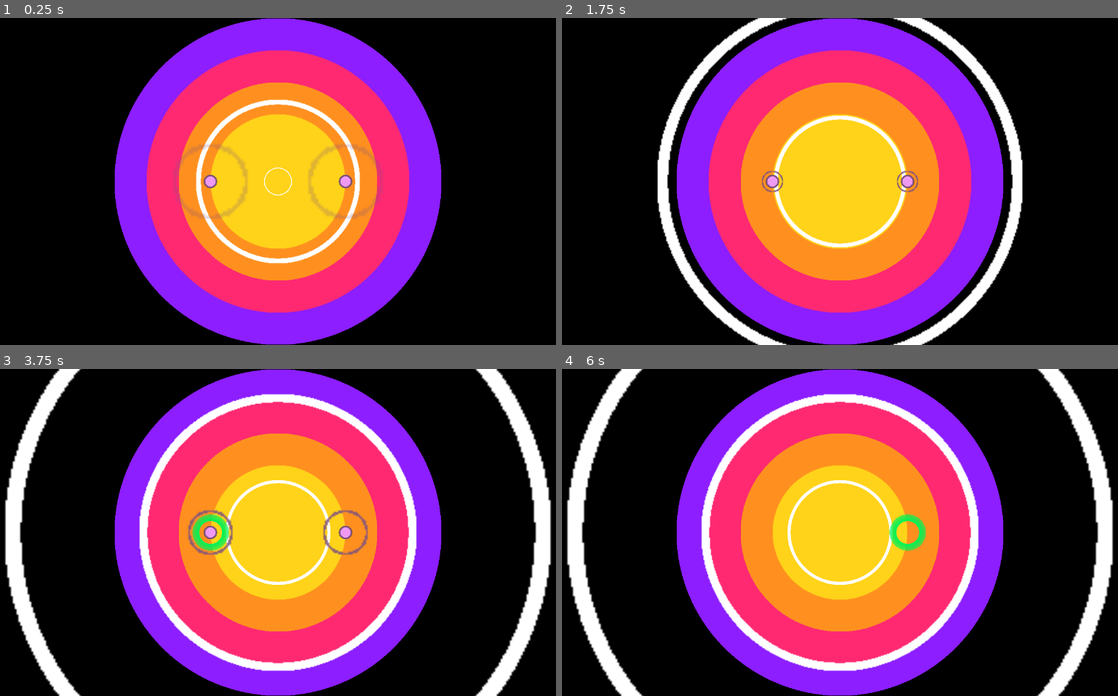
Above: before the commit, frames 1-4 (two rows, left to right).
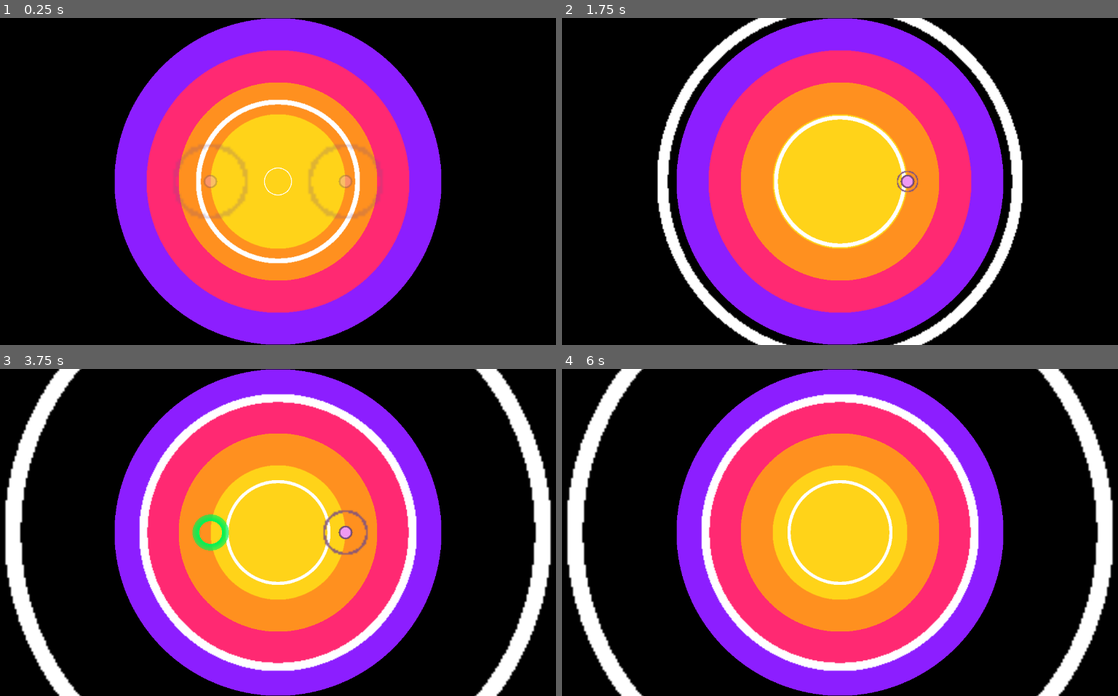
Above: after the commit, the same moments.

Repository: wispykey/epicenter
Game: Godot game, scene res://Main.tscn
Same seed, same stepped clock (60 frames per second), same inputs: the game is played once before the commit and once after it. Sound files missing from this copy of the repository are replaced by a short silence.
Inputs:
- Up to frame 1 (0.25 s): no input
- Up to frame 2 (1.75 s): hold J (hit_ring1_right) 0.53-1.28 s; hold F (hit_ring1_left) from 1.28 s (still down)
- Up to frame 3 (3.75 s): release F (hit_ring1_left) at 2.03 s; hold J (hit_ring1_right) 2.03-3.53 s; tap Enter at 3.5 s; hold F (hit_ring1_left) from 3.53 s (still down)
- Up to frame 4 (6 s): tap Space at 4.25, 5.75 s; tap Enter at 5 s; release F (hit_ring1_left) at 5.78 s; hold J (hit_ring1_right) from 5.78 s (still down)

The runs differ from the first frame. In frame 1, 0.2% of the frame differs, in the area x 36-64%, y 47-53%; in frame 2, 0.2%; in frame 3, 0.3%; in frame 4, 0.4%, in the area x 58-66%, y 44-56%.

Commit message:
Detect collisions in Ring1

Diff:
--- a/Circles/BeatMarker.tscn
+++ b/Circles/BeatMarker.tscn
@@ -28,6 +28,8 @@
 fill_from = Vector2(0.5, 0.5)
 fill_to = Vector2(1, 0.5)
 
+[sub_resource type="CircleShape2D" id="CircleShape2D_ig0yl"]
+
 [node name="BeatMarker" type="Sprite2D"]
 texture = SubResource("GradientTexture2D_27dc3")
 script = ExtResource("1_27dc3")
@@ -38,3 +40,10 @@
 
 [node name="TimingRing" type="Sprite2D" parent="."]
 texture = SubResource("GradientTexture2D_w2220")
+
+[node name="Area2D" type="Area2D" parent="."]
+collision_mask = 0
+monitoring = false
+
+[node name="CollisionShape2D" type="CollisionShape2D" parent="Area2D"]
+shape = SubResource("CircleShape2D_ig0yl")
--- a/Circles/beat_marker.gd
+++ b/Circles/beat_marker.gd
@@ -2,7 +2,7 @@
 
 @onready var indicator := $TimingRing
 
-var extra_duration_ratio = 1.2
+var extra_duration_ratio = 1.05
 var measure_time_elapsed = 0.0
 var start_scale = Vector2(6.0, 6.0)
 var end_scale = Vector2(0.8, 0.8)
--- a/Main.tscn
+++ b/Main.tscn
@@ -69,6 +69,8 @@
 fill = 1
 fill_from = Vector2(0.5, 0.5)
 fill_to = Vector2(1, 0.5)
+
+[sub_resource type="CircleShape2D" id="CircleShape2D_cm0pq"]
 
 [node name="Main" type="Node"]
 script = ExtResource("1_r0du0")
@@ -146,3 +148,21 @@
 offset_bottom = 453.0
 theme_override_font_sizes/font_size = 30
 text = "0.0"
+
+[node name="CollisionZones" type="Node" parent="."]
+
+[node name="Ring1Right" type="Area2D" parent="CollisionZones"]
+position = Vector2(788.5, 360)
+collision_layer = 0
+monitorable = false
+
+[node name="CollisionShape2D" type="CollisionShape2D" parent="CollisionZones/Ring1Right"]
+shape = SubResource("CircleShape2D_cm0pq")
+
+[node name="Ring1Left" type="Area2D" parent="CollisionZones"]
+position = Vector2(491.5, 360)
+collision_layer = 0
+monitorable = false
+
+[node name="CollisionShape2D" type="CollisionShape2D" parent="CollisionZones/Ring1Left"]
+shape = SubResource("CircleShape2D_cm0pq")
--- a/main.gd
+++ b/main.gd
@@ -9,6 +9,8 @@
 const TIME_SIGNATURE_NUMERATOR: int = 4
 const COUNTDOWN_OFFSET: int = 1 # in measures'
 const INNER_RING_EASE: float = 0.5
+
+const MINIMUM_LIFETIME_BEFORE_DESTRUCTIBLE: float = 1.0
 
 var measure_time_elapsed: float = 0
 
@@ -71,14 +73,41 @@
 			# And, compute score based on input timing relative to the beat
 		# Otherwise, play some sort of 'oops' noise and VFX
 
-		var radar_blip = blip_vfx_scene.instantiate()
-		radar_blip.position = LEFT_MARKER_QUARTER_NOTE_POSITIONS[0] + BLIP_VFX_OFFSET
-		add_child(radar_blip)
+		var marker_areas: Array[Area2D] = $CollisionZones/Ring1Right.get_overlapping_areas()
+
+		# Commented-out code to find the longest-living marker to remove first, if needed
+
+		# var reduce_func = func compare_lifetime(accum, area):
+		# 	if area.owner.measure_time_elapsed > accum.owner.measure_time_elapsed:
+		# 		return area
+		# 	else:
+		# 		return accum
+
+		if marker_areas.size() > 0 and marker_areas[0].owner.measure_time_elapsed > MINIMUM_LIFETIME_BEFORE_DESTRUCTIBLE:
+			# var marker_area_to_remove = marker_areas.reduce(reduce_func, marker_areas[0])
+			# marker_area_to_remove.owner.queue_free()
+			marker_areas[0].owner.queue_free()
+
+			# VFX
+			# TODO: Conditional VFX depending on outcome/score
+			var radar_blip = blip_vfx_scene.instantiate()
+			radar_blip.position = LEFT_MARKER_QUARTER_NOTE_POSITIONS[0] + BLIP_VFX_OFFSET
+			add_child(radar_blip)
+
+
+
 	if event.is_action_pressed("hit_ring1_left"):
 		print("HIT Ring1 L")
-		var radar_blip = blip_vfx_scene.instantiate()
-		radar_blip.position = RIGHT_MARKER_QUARTER_NOTE_POSITIONS[0] + BLIP_VFX_OFFSET
-		add_child(radar_blip)
+
+		var marker_areas: Array[Area2D] = $CollisionZones/Ring1Left.get_overlapping_areas()
+
+		if marker_areas.size() > 0 and marker_areas[0].owner.measure_time_elapsed > MINIMUM_LIFETIME_BEFORE_DESTRUCTIBLE:
+			# var marker_area_to_remove = marker_areas.reduce(reduce_func, marker_areas[0])
+			# marker_area_to_remove.owner.queue_free()
+			marker_areas[0].owner.queue_free()
+			var radar_blip = blip_vfx_scene.instantiate()
+			radar_blip.position = RIGHT_MARKER_QUARTER_NOTE_POSITIONS[0] + BLIP_VFX_OFFSET
+			add_child(radar_blip)
 
 
 
@@ -175,7 +204,7 @@
 		var new_opacity = ease(t, 0.4)
 		marker.indicator.scale = Vector2(new_scale, new_scale)
 		marker.indicator.self_modulate.a = new_opacity
-		# marker.self_modulate.a = new_opacity * 1.4
+		marker.self_modulate.a = new_opacity * 1.4
 
 
 func _on_sixteenth_notes_update_time_elapsed(_count):
--- a/project.godot
+++ b/project.godot
@@ -67,3 +67,7 @@
 "events": [Object(InputEventKey,"resource_local_to_scene":false,"resource_name":"","device":-1,"window_id":0,"alt_press …(191 unchanged characters)…
 ]
 }
+
+[layer_names]
+
+2d_physics/layer_1="BeatMarker"
Not shown: 1 places in Circles/BeatMarker.tscn that only renumber resources
Not shown: 1 places in Main.tscn that only renumber resources
